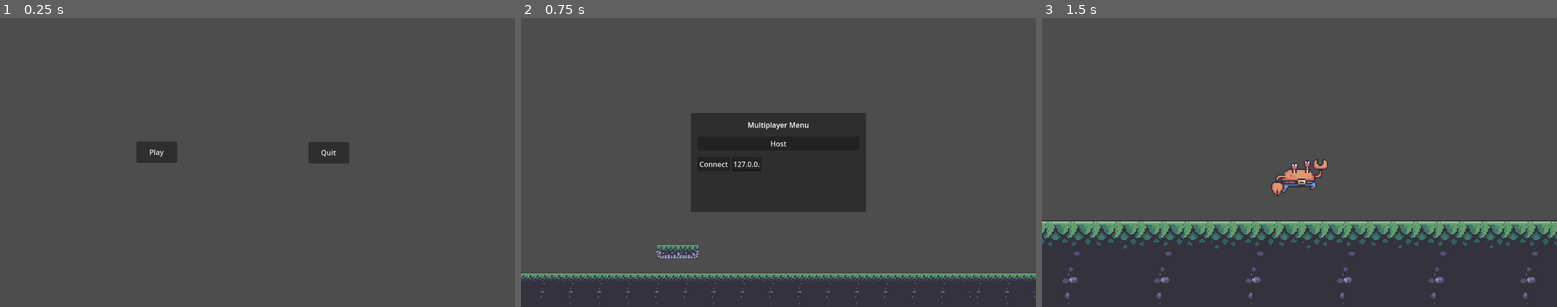
Above: before the commit, frames 1-3 (left to right).
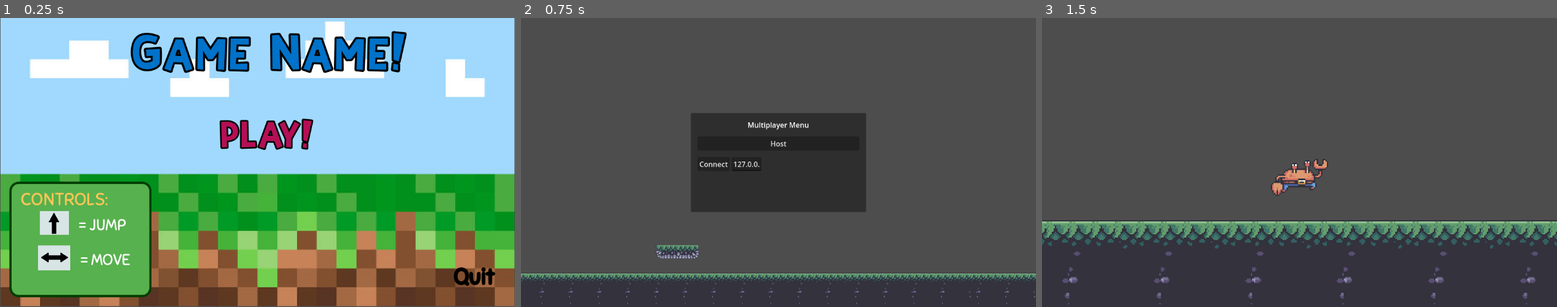
Above: after the commit, the same moments.

Repository: SMR-2023-Summer-Project/2DSideRacer
Game: Godot game, scene res://root/ui/title_screen/title_screen.tscn
Two runs of this game, one before a commit and one after it. Both use one fixed random seed, a clock stepped at 60 frames per second and the inputs below.
Inputs:
- Up to frame 1 (0.25 s): no input
- Up to frame 2 (0.75 s): click "Play" (after the commit: "PLAY!") at 0.5 s
- Up to frame 3 (1.5 s): click "Host" at 1.25 s

The runs differ from the first frame. In frame 1, 99% of the frame differs, in the area x 0-100%, y 0-100%; in frame 2, nothing differs; in frame 3, nothing differs.

Commit message:
Updates to the title screen
To pick up: Music options needs to be added on the title screen

Diff:
--- a/root/ui/title_screen/title_screen.tscn
+++ b/root/ui/title_screen/title_screen.tscn
@@ -1,8 +1,26 @@
-[gd_scene load_steps=2 format=3 uid="uid://bcgkosxjxrybe"]
+[gd_scene load_steps=9 format=3 uid="uid://bcgkosxjxrybe"]
 
 [ext_resource type="Script" path="res://root/ui/title_screen/title_screen.gd" id="1_wv2gi"]
+[ext_resource type="FontFile" uid="uid://co0krb4h4v6qw" path="res://root/assets/fonts/Sniglet-Regular.ttf" id="3_brs51"]
+[ext_resource type="Texture2D" uid="uid://84orplg5nefc" path="res://root/assets/sprites/backgrounds/title_screen_BG.jpeg" id="3_nuk6w"]
+[ext_resource type="FontFile" uid="uid://v1x7c054ip6r" path="res://root/assets/fonts/KiriFont.otf" id="4_s8gf4"]
+[ext_resource type="Texture2D" uid="uid://ctirejgcgckj" path="res://root/assets/sprites/backgrounds/Industrial_background_1.png" id="5_atv4k"]
+[ext_resource type="Texture2D" uid="uid://pdqvj0g6fhc1" path="res://root/ui/title_screen/left-and-right-arrow.png" id="7_47820"]
+[ext_resource type="Texture2D" uid="uid://b5i3bt3p40tn7" path="res://root/ui/title_screen/up-arrow.png" id="7_p8dbp"]
 
-[node name="Control" type="Control"]
+[sub_resource type="StyleBoxFlat" id="StyleBoxFlat_v10mw"]
+bg_color = Color(0.341176, 0.694118, 0.305882, 1)
+border_width_left = 5
+border_width_top = 5
+border_width_right = 5
+border_width_bottom = 5
+border_color = Color(0, 0.239216, 0, 1)
+corner_radius_top_left = 20
+corner_radius_top_right = 20
+corner_radius_bottom_right = 20
+corner_radius_bottom_left = 20
+
+[node name="title_screen" type="Control"]
 layout_mode = 3
 anchors_preset = 15
 anchor_right = 1.0
@@ -12,20 +30,134 @@
 script = ExtResource("1_wv2gi")
 
 [node name="Play" type="Button" parent="."]
+top_level = true
 layout_mode = 0
-offset_left = 305.0
-offset_top = 277.0
-offset_right = 396.0
-offset_bottom = 325.0
-text = "Play"
+offset_left = 487.0
+offset_top = 233.0
+offset_right = 671.0
+offset_bottom = 308.0
+theme_override_colors/font_color = Color(0.709804, 0.0588235, 0.337255, 1)
+theme_override_colors/font_pressed_color = Color(0.993846, 0.579034, 0.681901, 1)
+theme_override_colors/font_hover_color = Color(0.993846, 0.579034, 0.681901, 1)
+theme_override_constants/outline_size = 14
+theme_override_fonts/font = ExtResource("4_s8gf4")
+theme_override_font_sizes/font_size = 60
+text = "PLAY!"
+flat = true
 
 [node name="Quit" type="Button" parent="."]
+top_level = true
 layout_mode = 0
-offset_left = 690.0
-offset_top = 278.0
-offset_right = 781.0
-offset_bottom = 326.0
+offset_left = 994.0
+offset_top = 543.0
+offset_right = 1129.0
+offset_bottom = 619.0
+theme_override_colors/font_color = Color(0, 0, 0, 1)
+theme_override_constants/outline_size = 7
+theme_override_fonts/font = ExtResource("3_brs51")
+theme_override_font_sizes/font_size = 50
 text = "Quit"
+flat = true
+
+[node name="title_screen_BG" type="Sprite2D" parent="."]
+position = Vector2(576, 323)
+scale = Vector2(1.8254, 1.79722)
+texture = ExtResource("3_nuk6w")
+
+[node name="Game Name" type="Label" parent="."]
+layout_mode = 1
+anchors_preset = -1
+anchor_right = 0.035
+offset_left = 292.0
+offset_top = 48.0
+offset_right = 882.68
+offset_bottom = 152.0
+theme_override_colors/font_color = Color(0, 0.447059, 0.788235, 1)
+theme_override_colors/font_outline_color = Color(0, 0, 0, 1)
+theme_override_constants/outline_size = 18
+theme_override_fonts/font = ExtResource("4_s8gf4")
+theme_override_font_sizes/font_size = 80
+text = "Game Name!"
+
+[node name="control_panel" type="Panel" parent="."]
+layout_mode = 1
+anchors_preset = -1
+anchor_right = 0.035
+anchor_bottom = 0.062
+offset_left = 21.0
+offset_top = 367.0
+offset_right = 298.68
+offset_bottom = 585.824
+theme_override_styles/panel = SubResource("StyleBoxFlat_v10mw")
+
+[node name="move_label" type="Label" parent="control_panel"]
+layout_mode = 0
+offset_left = 159.0
+offset_top = 153.0
+offset_right = 271.0
+offset_bottom = 201.0
+theme_override_fonts/font = ExtResource("3_brs51")
+theme_override_font_sizes/font_size = 35
+text = "= MOVE"
+
+[node name="control_label" type="Label" parent="control_panel"]
+layout_mode = 0
+offset_left = 25.0
+offset_top = 14.0
+offset_right = 219.0
+offset_bottom = 68.0
+theme_override_colors/font_color = Color(0.992157, 0.776471, 0.341176, 1)
+theme_override_fonts/font = ExtResource("3_brs51")
+theme_override_font_sizes/font_size = 40
+text = "CONTROLS:"
+
+[node name="up_arrow" type="TextureRect" parent="control_panel"]
+layout_mode = 1
+anchors_preset = -1
+anchor_left = 0.156
+anchor_top = 0.247
+anchor_right = 0.407
+anchor_bottom = 0.494
+offset_left = 18.392
+offset_top = 2.027
+offset_right = 3.57401
+offset_bottom = -8.94601
+texture = ExtResource("5_atv4k")
+expand_mode = 1
+
+[node name="left_right_arrow" type="TextureRect" parent="control_panel"]
+layout_mode = 1
+anchors_preset = -1
+anchor_left = 0.535
+anchor_top = 1.921
+anchor_right = 0.535
+anchor_bottom = 1.921
+offset_left = -106.13
+offset_top = -354.539
+offset_right = -34.13
+offset_bottom = -298.539
+texture = ExtResource("5_atv4k")
+expand_mode = 1
+
+[node name="Left-and-right-arrow" type="Sprite2D" parent="control_panel"]
+position = Vector2(101, 170)
+scale = Vector2(0.117188, 0.15918)
+texture = ExtResource("7_47820")
+
+[node name="Up-arrow" type="Sprite2D" parent="control_panel"]
+position = Vector2(99.75, 93.25)
+scale = Vector2(0.0517578, 0.0927734)
+texture = ExtResource("7_p8dbp")
+
+[node name="jump_label" type="Label" parent="control_panel"]
+layout_mode = 0
+offset_left = 155.0
+offset_top = 75.0
+offset_right = 261.0
+offset_bottom = 123.0
+theme_override_fonts/font = ExtResource("3_brs51")
+theme_override_font_sizes/font_size = 35
+text = "= JUMP"
 
 [connection signal="pressed" from="Play" to="." method="_on_play_pressed"]
 [connection signal="pressed" from="Quit" to="." method="_on_quit_pressed"]
Binary file added: root/assets/fonts/KiriFont.otf
Binary file added: root/assets/fonts/Sniglet-ExtraBold.ttf
Binary file added: root/assets/fonts/Sniglet-Regular.ttf
Binary file added: root/assets/sprites/backgrounds/title_screen_BG.jpeg
Not shown: 1 places in root/scenes/demo_scene/demo_scene.tscn that only renumber resources
Not shown: 1 places in root/scenes/demo_scene_2/demo_scene_2.tscn that only renumber resources
Binary file added: root/ui/title_screen/left-and-right-arrow.png
Binary file added: root/ui/title_screen/up-arrow.png
Not shown, added: .DS_Store
Not shown, added: exports/.DS_Store
Not shown, added: root/.DS_Store
Not shown, added: root/assets/.DS_Store
(and 7 more such lines)
